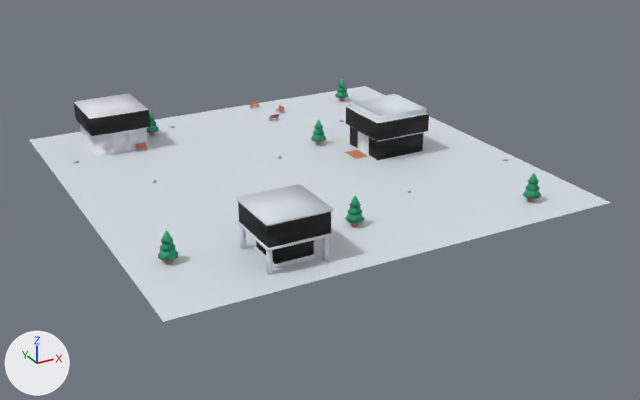
Before and after pictures for a commit that changed the glTF model public/assets/models/port_world.glb.
The view is the same before and after, from a 50 mm camera at (-53.6, -104.9, 46.7) aimed at (1.7, -4.4, -3.6). The axes (+X, +Y, +Z) are drawn at lower left. The lights are the same throughout. Where no turn or scale is listed for an object, it has been applied to the vertices. Vertices at the same position are counted once.

In view in the first picture: 'Plane.005', 'floor-wood', 'grass.002', 'tree'.
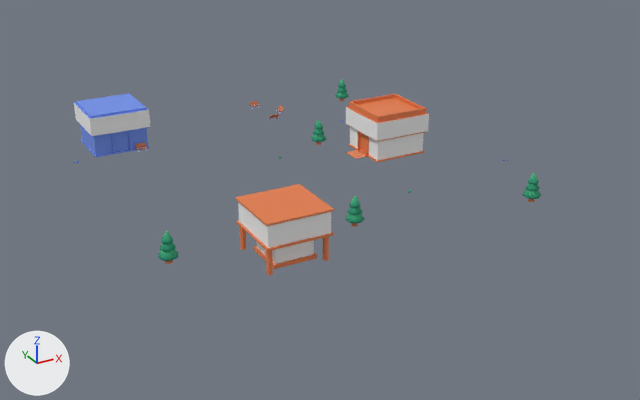
What changed in the scene script:
```text
Change mat_building:
    mat_building.base_color: (0.695, 0.756, 0.8) -> (0.8, 0.207, 0.0697)  # white #d9e1e7 -> orange #e77e4b
Change mat_bag_plastic:
    mat_bag_plastic.base_color: (0.00311, 0.00311, 0.00311) -> (0.9, 0.9, 0.9)  # black #0a0a0a -> white #f3f3f3
Change mat_cs_blend_green:
    mat_cs_blend_green.base_color: (0.778, 0.786, 0.86) -> (0.166, 0.288, 0.86)  # white #e4e5ef -> blue #7192ef
Change me_plane_005:
    used by ob_plane_005; location = (0.0, 0.0, 0.0)
    remove me_plane_005.from_pydata(...)  # 400 vertices, 766 faces; spans x -30.5..30.5, y -30.5..30.5, z -0.1..6.9
    add me_plane_005.from_pydata(...)  # 396 vertices, 764 faces; spans x -23.9..20.3, y -27.2..26.8, z -0.1..6.9
    me_plane_005 part 1: the loose piece of 4 vertices spanning x -30.5..30.5, y -30.5..30.5, z 0.0 is deleted
    me_plane_005 part 2: the surface is now shaded flat
Change me_floor_wood:
    where me_floor_wood.from_pydata(...)  # 180 vertices, 336 faces; spans x -1.51..0.5, y -0.5..2.51, z 0.0..0.08
    used by ob_floor_wood; location = (11.1, -0.4, 0.0)
    me_floor_wood part 3: 126 of the faces centred in x -1.51..0.5, y -0.5..2.48, z 0.0..0.08 are now shaded flat
Change me_grass:
    where me_grass.from_pydata(...)  # 48 vertices, 72 faces; spans x -0.259..0.259, y -0.272..0.272, z 0.0..0.314
    used by ob_grass; location = (0.0, 4.7, 0.0)
    me_grass part 4: its shading normals changed
Change me_grass_002:
    where me_grass_002.from_pydata(...)  # 48 vertices, 72 faces; spans x -0.259..0.259, y -0.272..0.272, z 0.0..0.314
    used by ob_grass_002; location = (9.5, -15.0, 0.0)
    me_grass_002 part 5: its shading normals changed
Remove ob_tree:
    ob_tree = bpy.data.objects.new('tree', me_tree)
    ob_tree.location = (-13.1, 23.6, 0.0)
Remove ob_flowers_001:
    ob_flowers_001 = bpy.data.objects.new('flowers.001', me_flowers_001)
    ob_flowers_001.location = (-9.0, 25.4, 0.0)
Remove ob_grass_001:
    ob_grass_001 = bpy.data.objects.new('grass.001', me_grass_001)
    ob_grass_001.location = (-19.2, 4.7, 0.0)
```

Pixel boxes (x1, y1, x2, y2) of what changed, in the pictures (640 x 400 px):
'Plane.005', recoloured, reshaped (39% narrower, 23% shorter): before (30, 86, 611, 322); after (74, 93, 429, 275)
'tree', deleted: before (147, 111, 159, 136)
part 1 of me_plane_005, deleted: before (30, 86, 611, 322)
part 3 of me_floor_wood, shading changed: (345, 150, 367, 159) in both
